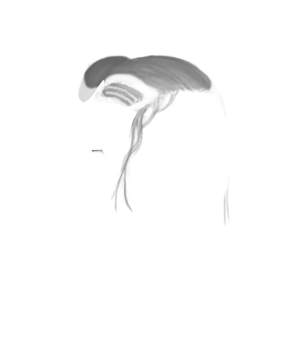
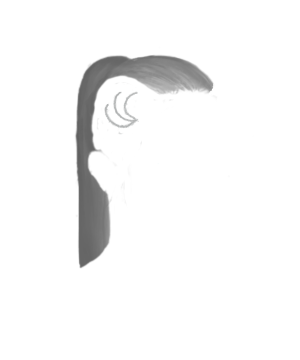
Two versions of the same layered image (300x360). Layer-by-layer changes:
added layer "Frisur 2 - Huntara" above "Frisur 1" over box(74, 56, 230, 269)
hid "Frisur 1" over box(77, 56, 230, 228)
